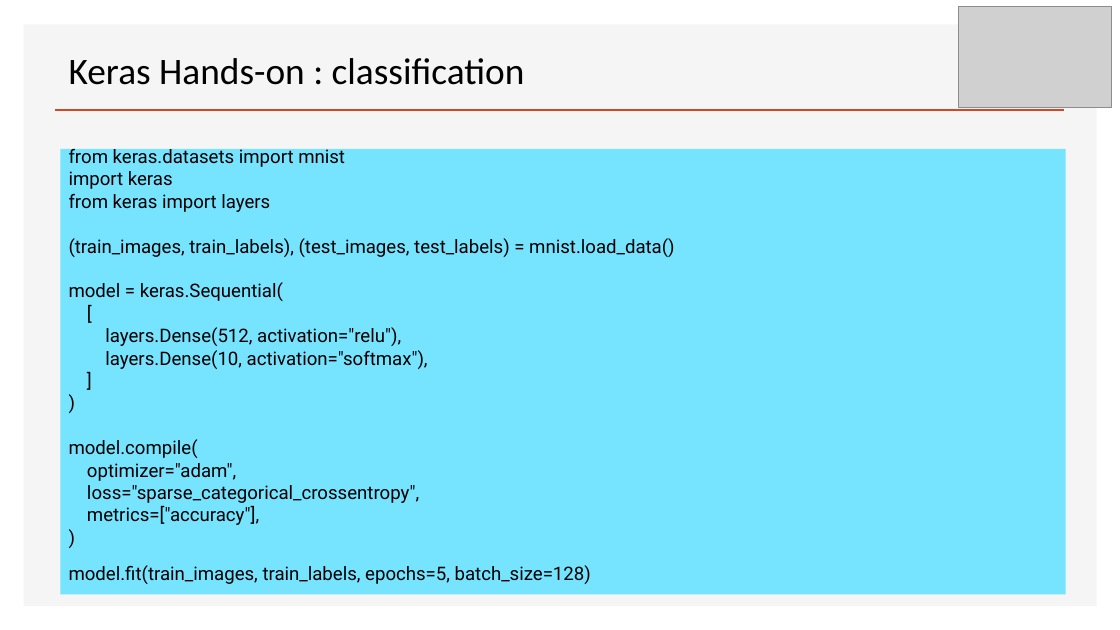
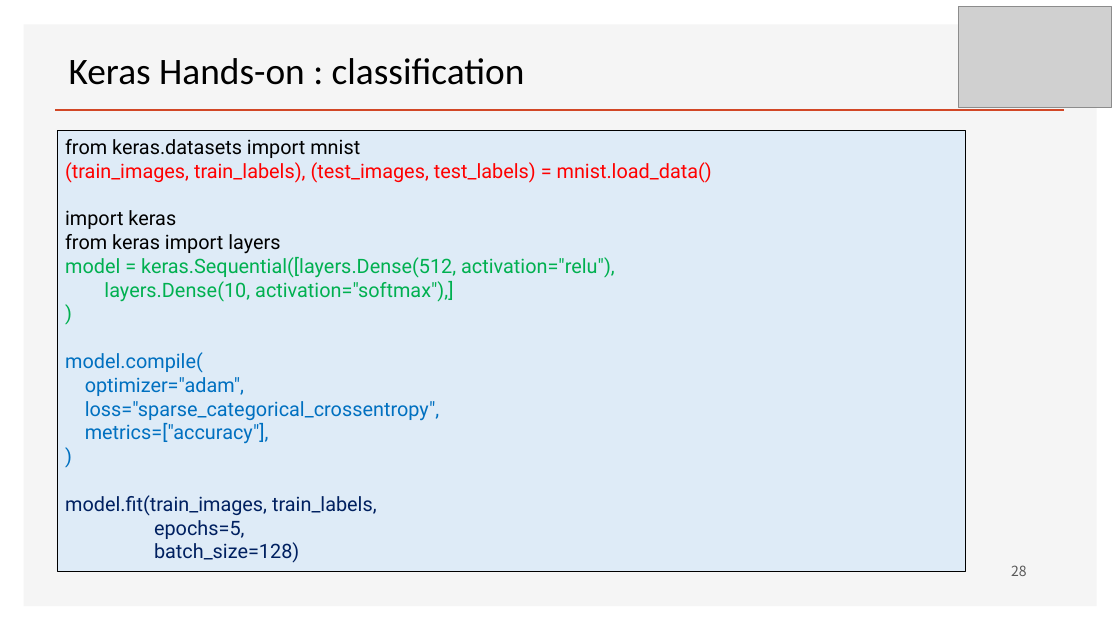
Before and after one commit to ancestor9/2026_Fall_Deep-Learning-with-Python, a slide deck: slide 28 of Chapter 01 What is deep learning.pptx (slide 29 before the commit). Drawn at 1120x630 pixels with LibreOffice and Linux fonts; fonts in the diff are those of the drawing; grey boxes stand for pictures; background and template pictures are left out. Boxes give left, top, right and bottom in pixels: in the first picture for what was removed or moved away, otherwise in the second. Text is boxed around its words. In the diff, an @@ line names an element or a change of style, - is before the commit and + after.

```diff
--- a/Chapter 01 What is deep learning.pptx
+++ b/Chapter 01 What is deep learning.pptx
@@ rectangle "from keras.datasets import mnist": place and size @@
-rectangle "from keras.datasets import mnist" at [60, 149, 1066, 594]
+rectangle "from keras.datasets import mnist" at [57, 130, 966, 571]
@@ rectangle "from keras.datasets import mnist" at [57, 130, 966, 571]: fill #76E3FF to #DEEBF7; outline none to #000000 0.5 pt @@
@@ text in rectangle at [65, 139, 439, 444]: size 16 to 17 pt in "from keras.datasets import mnist", "import keras", "from keras import layers", ")" and 5 more places; text colour #000000 to #00B050 in ")"; text colour #000000 to #0070C0 in "model.compile(", "optimizer="adam",", "loss="sparse_categorical_crossentropy",", "metrics=["accuracy"]," and 1 more places; line spacing 12.2pt to 1 @@
@@ text in rectangle at [65, 162, 712, 183]: paragraph added @@
+(train_images, train_labels), (test_images, test_labels) = mnist.load_data()
@@ text in rectangle at [65, 257, 615, 302]: text changed; size 16 to 17 pt; text colour #000000 to #00B050 @@
-(train_images, train_labels), (test_images, test_labels) = mnist.load_data()
-model = keras.Sequential(
-[
-layers.Dense(512, activation="relu"),
-layers.Dense(10, activation="softmax"),
-]
+model = keras.Sequential([layers.Dense(512, activation="relu"),
+layers.Dense(10, activation="softmax"),]
@@ text in rectangle at [65, 495, 377, 563]: text changed; size 16 to 17 pt; text colour #000000 to #002060 @@
-model.fit(train_images, train_labels, epochs=5, batch_size=128)
+model.fit(train_images, train_labels,
+epochs=5,
+batch_size=128)
@@ page number added at [1011, 565, 1027, 576], 12 pt, text #595959 @@
+28
```
Also in this commit, not shown: 3 other slides changed, 2 slides added.
